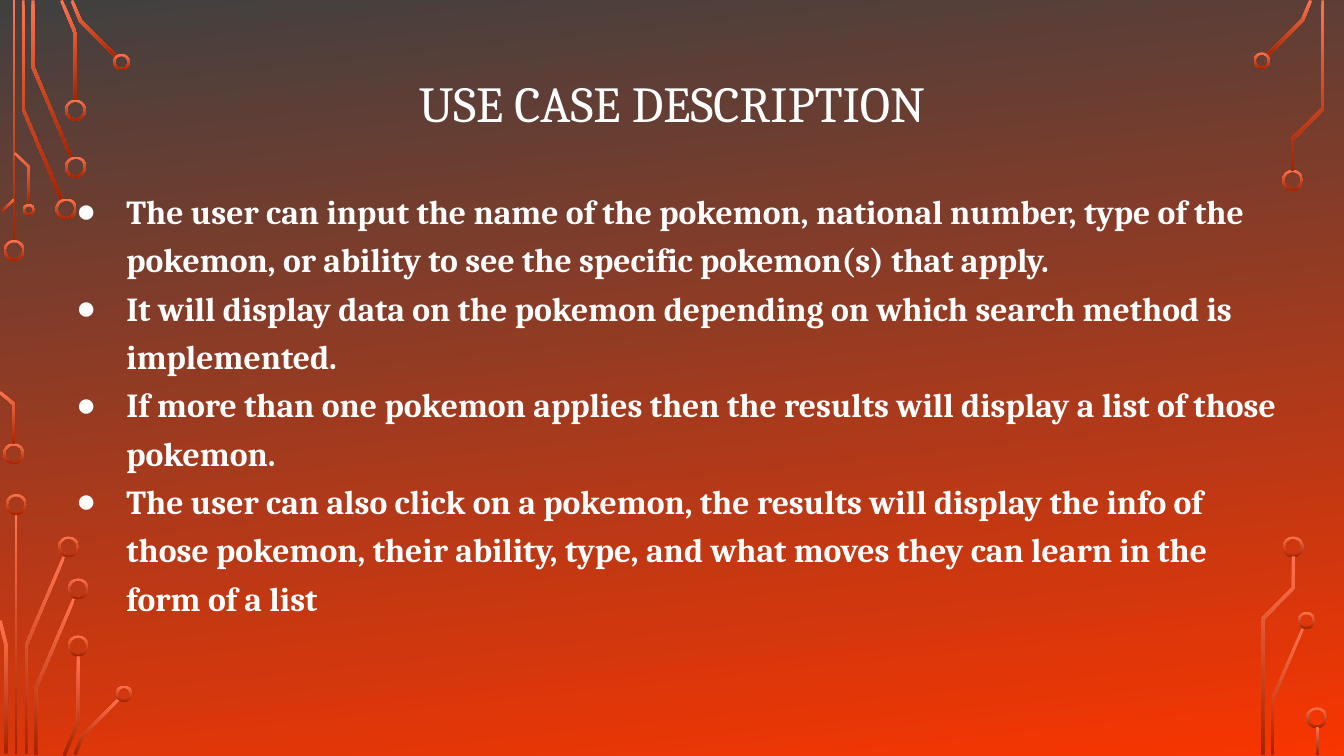
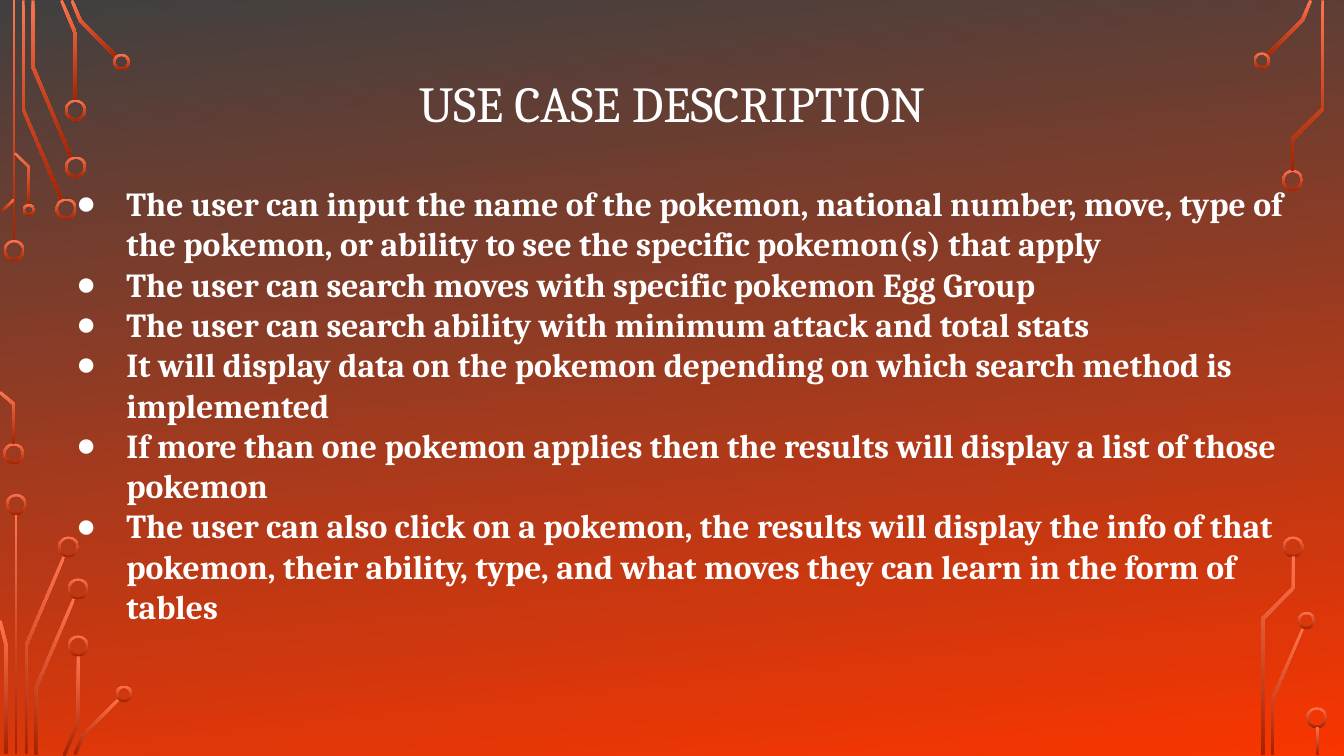
Before and after one commit to rvemuri2/CSE111Project, a slide deck: slide 4 of Project Presentation.pptx. Drawn at 1344x756 pixels with LibreOffice and Linux fonts; fonts in the diff are those of the drawing; background and template pictures are left out. Boxes give left, top, right and bottom in pixels: in the first picture for what was removed or moved away, otherwise in the second. Text is boxed around its words. In the diff, an @@ line names an element or a change of style, - is before the commit and + after.

```diff
--- a/Project Presentation.pptx
+++ b/Project Presentation.pptx
@@ text at (126,192,1282,620): text changed @@
-● The user can input the name of the pokemon, national number, type of the pokemon, or ability to see the specific pokemon(s) that apply.
-● It will display data on the pokemon depending on which search method is implemented.
-● If more than one pokemon applies then the results will display a list of those pokemon.
-● The user can also click on a pokemon, the results will display the info of those pokemon, their ability, type, and what moves they can learn in the form of a list
+● The user can input the name of the pokemon, national number, move, type of the pokemon, or ability to see the specific pokemon(s) that apply
+● The user can search moves with specific pokemon Egg Group
+● The user can search ability with minimum attack and total stats
+● It will display data on the pokemon depending on which search method is implemented
+● If more than one pokemon applies then the results will display a list of those pokemon
+● The user can also click on a pokemon, the results will display the info of that pokemon, their ability, type, and what moves they can learn in the form of tables
```
Also in this commit, not shown: 5 other slides changed, 1 slide added.
